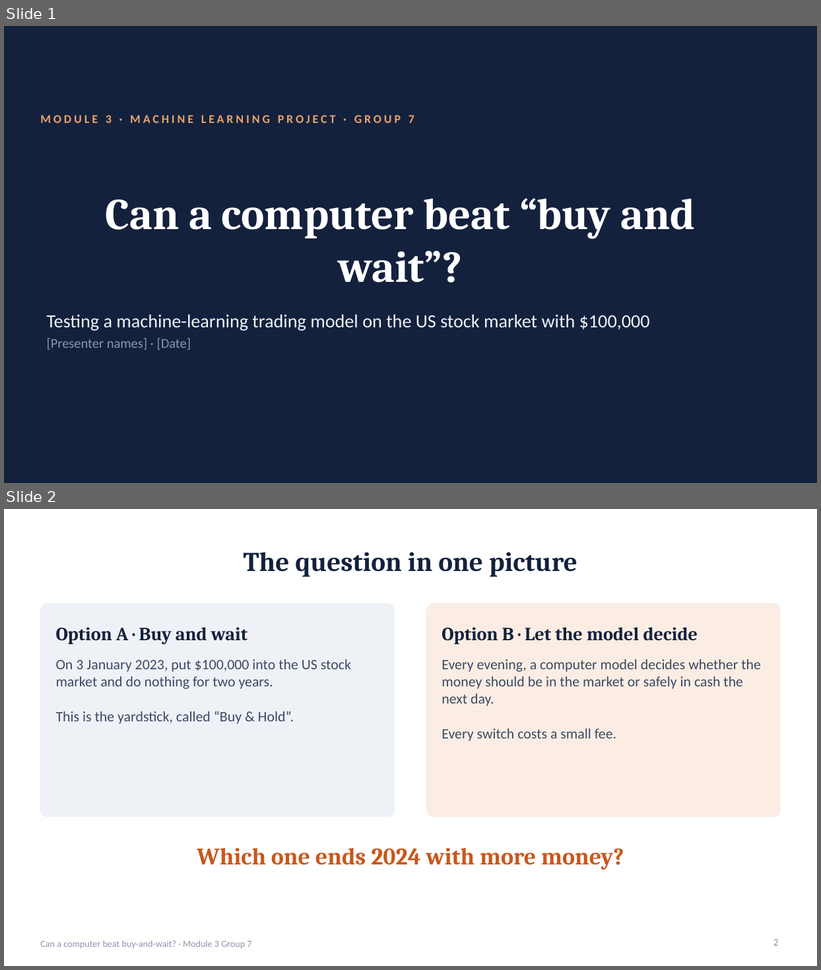
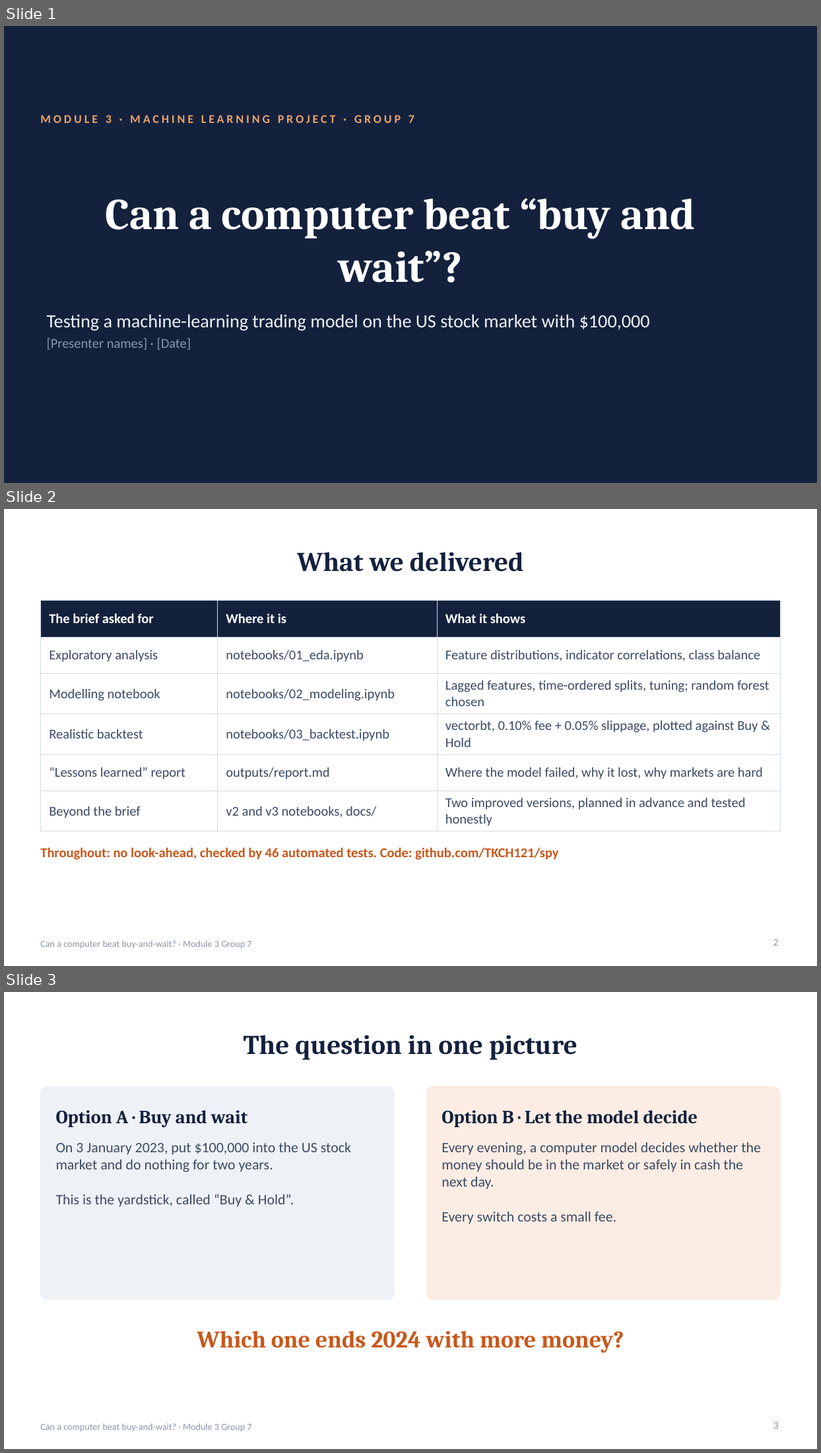
Before and after one commit to TKCH121/spy, a slide deck: presentation/SPY_Model_Presentation.pptx. Shown one above the other, each under a label of ours: slides 1 and 2 before the commit, slides 1, 2 and 3 after it. The pictures are 821x970 and 821x1453 pixels, drawn with LibreOffice and Linux fonts; fonts in the diff are those of the drawing. Boxes give left, top, right and bottom in pixels: in the first picture for what was removed or moved away, otherwise in the second. Text is boxed around its words. In the diff, an @@ line names an element or a change of style, - is before the commit and + after.

```diff
--- a/presentation/SPY_Model_Presentation.pptx
+++ b/presentation/SPY_Model_Presentation.pptx
@@ slide 2 added at [4,509,817,966], background #FFFFFF; not listed: 1 template element that a slide beside it also shows @@
@@ title added at [297,552,524,572], 32 pt, text #14213D, bold @@
+What we delivered
@@ table added at [40,601,781,829], 6 rows, 3 columns @@
+The brief asked for | Where it is | What it shows
+Exploratory analysis | notebooks/01_eda.ipynb | Feature distributions, indicator correlations, class balance
+Modelling notebook | notebooks/02_modeling.ipynb | Lagged features, time-ordered splits, tuning; random forest chosen
+Realistic backtest | notebooks/03_backtest.ipynb | vectorbt, 0.10% fee + 0.05% slippage, plotted against Buy & Hold
+“Lessons learned” report | outputs/report.md | Where the model failed, why it lost, why markets are hard
+Beyond the brief | v2 and v3 notebooks, docs/ | Two improved versions, planned in advance and tested honestly
@@ text added at [40,848,558,860], 16 pt, text #C8571B, bold @@
+Throughout: no look-ahead, checked by 46 automated tests. Code: github.com/TKCH121/spy
@@ page number added at [774,939,779,946], 12 pt, text #8A96A8 @@
+2
@@ what was slide 2 is now slide 3 @@
@@ page number at [774,1422,779,1429]: text changed @@
-2
+3
```
Also in this commit, not shown: 6 slides changed, 2 other files.
